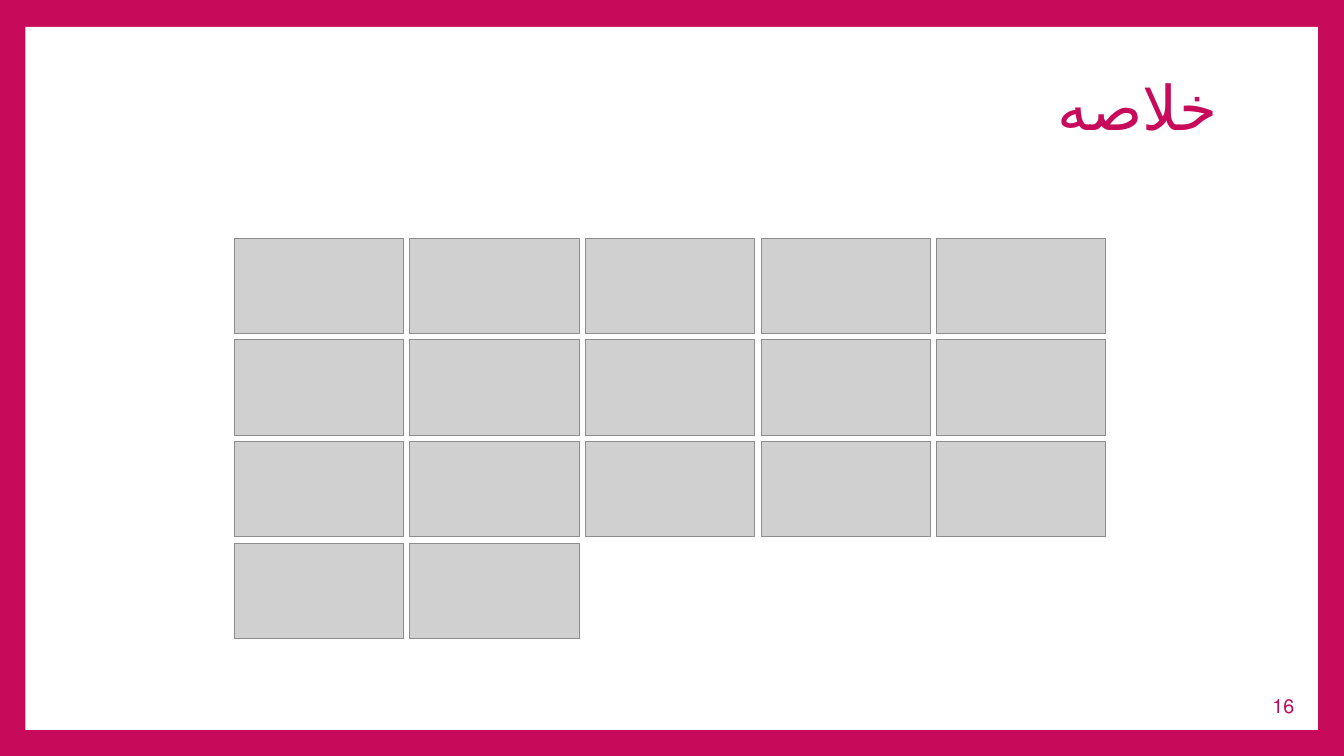
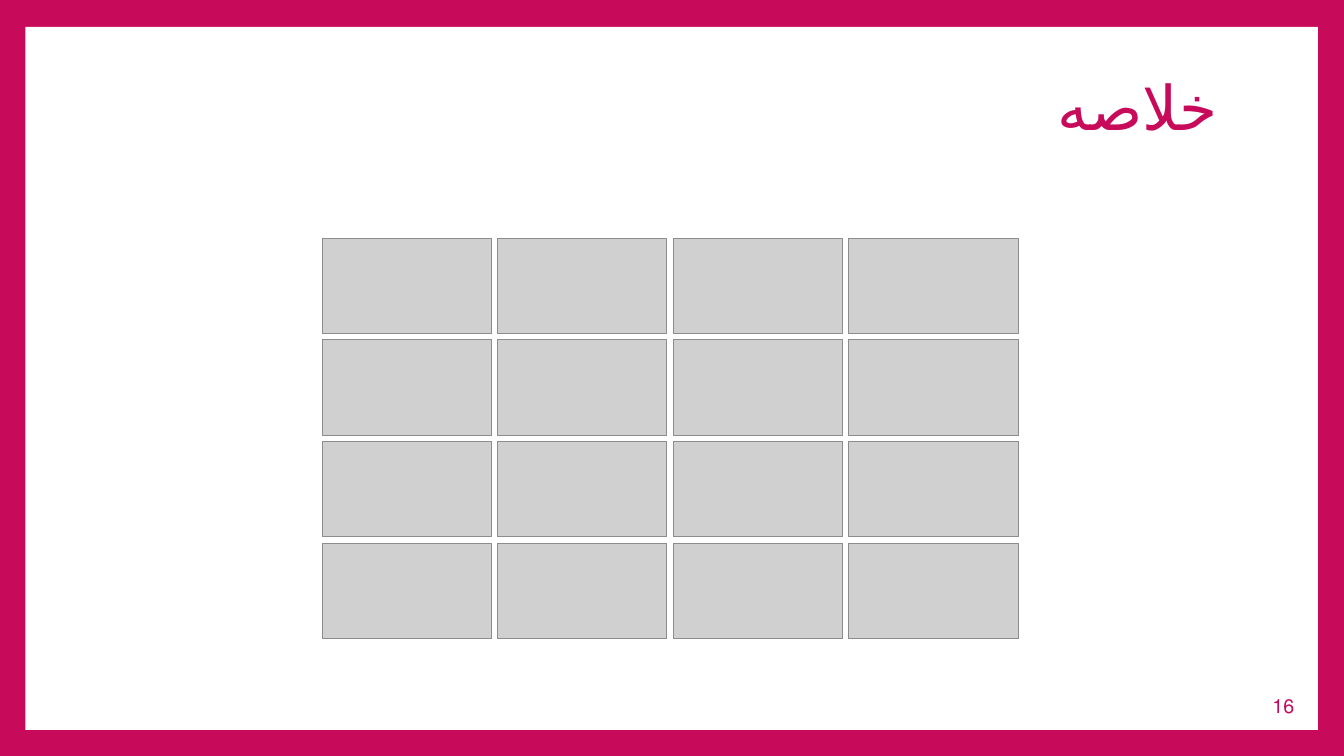
Before and after one commit to ghasemizade/talambar_cdn, a slide deck: slide 16 of business/PitchDeck/JIbres-PitchDeck-v1.pptx. Drawn at 1344x756 pixels with LibreOffice and Linux fonts; fonts in the diff are those of the drawing; grey boxes stand for pictures; background and template pictures are left out. Boxes give left, top, right and bottom in pixels: in the first picture for what was removed or moved away, otherwise in the second. Text is boxed around its words. In the diff, an @@ line names an element or a change of style, - is before the commit and + after.

```diff
--- a/business/PitchDeck/JIbres-PitchDeck-v1.pptx
+++ b/business/PitchDeck/JIbres-PitchDeck-v1.pptx
@@ picture: place and size @@
-picture at <box>937,239,1106,334</box>
+picture at <box>849,239,1018,334</box>
@@ 7 pictures: place and size @@
-7 pictures at <box>234,239,931,435</box>
+7 pictures at <box>323,239,1018,435</box>
@@ picture: place and size @@
-picture at <box>410,442,580,536</box>
+picture at <box>674,442,843,536</box>
@@ group removed at <box>234,239,1106,638</box>: 8 pictures @@
@@ group added at <box>323,442,1018,638</box>: 7 pictures @@
```
Also in this commit, not shown: 1 other slide changed.
